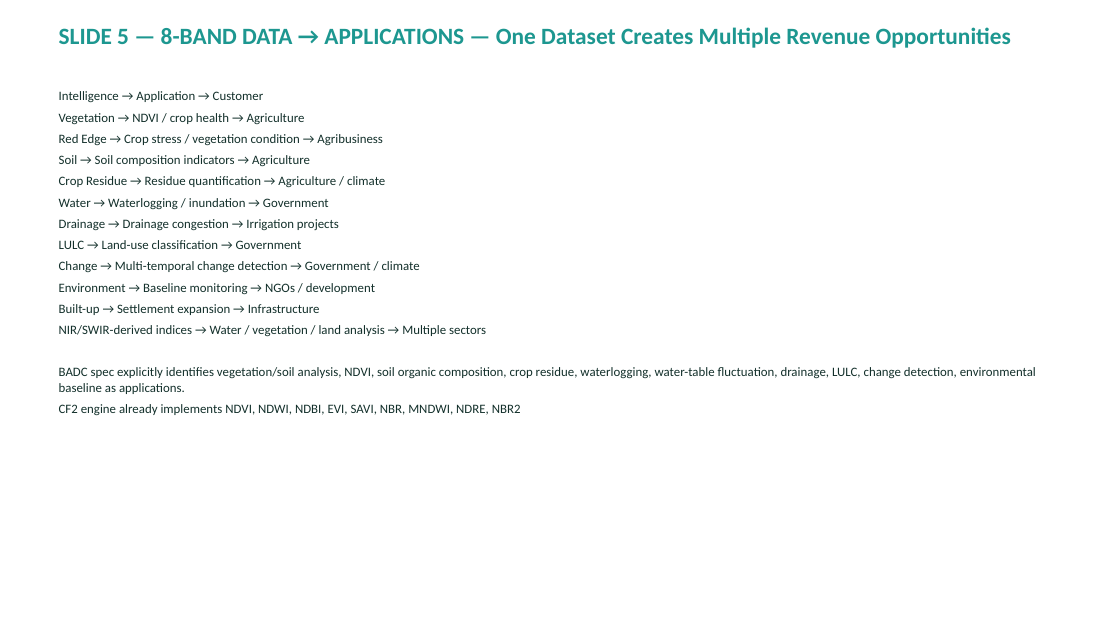
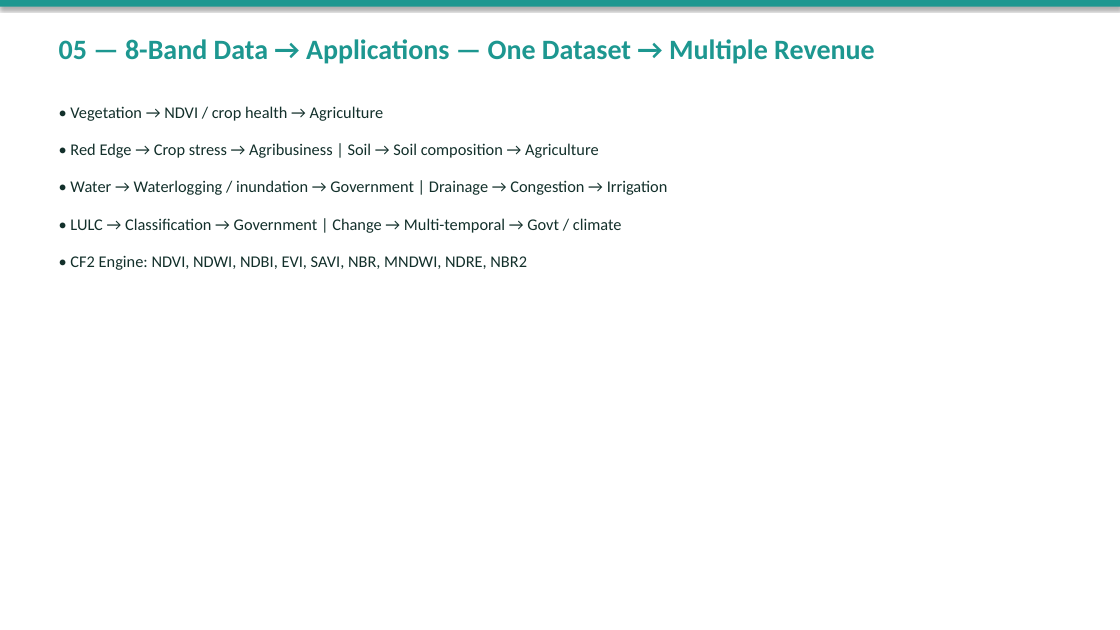
Before and after one commit to bdcrops/web, a slide deck: slide 6 of nextunicorn/BDCrops-Professional-Deck.pptx. Drawn at 1120x630 pixels with LibreOffice and Linux fonts; fonts in the diff are those of the drawing. Boxes give left, top, right and bottom in pixels: in the first picture for what was removed or moved away, otherwise in the second. Text is boxed around its words. In the diff, an @@ line names an element or a change of style, - is before the commit and + after.

```diff
--- a/nextunicorn/BDCrops-Professional-Deck.pptx
+++ b/nextunicorn/BDCrops-Professional-Deck.pptx
@@ rectangle added at <box>0,0,1120,7</box>, fill #1D9790 @@
@@ text at <box>59,39,875,64</box>: text changed; size 20 to 24 pt @@
-SLIDE 5 — 8-BAND DATA → APPLICATIONS — One Dataset Creates Multiple Revenue Opportunities
+05 — 8-Band Data → Applications — One Dataset → Multiple Revenue
@@ text at <box>70,106,668,270</box>: text changed; size 11 to 14 pt @@
-Intelligence → Application → Customer
-Vegetation → NDVI / crop health → Agriculture
-Red Edge → Crop stress / vegetation condition → Agribusiness
-Soil → Soil composition indicators → Agriculture
-Crop Residue → Residue quantification → Agriculture / climate
-Water → Waterlogging / inundation → Government
-Drainage → Drainage congestion → Irrigation projects
-LULC → Land-use classification → Government
-Change → Multi-temporal change detection → Government / climate
-Environment → Baseline monitoring → NGOs / development
-Built-up → Settlement expansion → Infrastructure
-NIR/SWIR-derived indices → Water / vegetation / land analysis → Multiple sectors
-BADC spec explicitly identifies vegetation/soil analysis, NDVI, soil organic composition, crop residue, waterlogging, water-table fluctuation, drainage, LULC, change detection, environmental baseline as applications.
-CF2 engine already implements NDVI, NDWI, NDBI, EVI, SAVI, NBR, MNDWI, NDRE, NBR2
+• Vegetation → NDVI / crop health → Agriculture
+• Red Edge → Crop stress → Agribusiness | Soil → Soil composition → Agriculture
+• Water → Waterlogging / inundation → Government | Drainage → Congestion → Irrigation
+• LULC → Classification → Government | Change → Multi-temporal → Govt / climate
+• CF2 Engine: NDVI, NDWI, NDBI, EVI, SAVI, NBR, MNDWI, NDRE, NBR2
```
Also in this commit, not shown: 17 other slides changed, 6 slides added, 7 slides removed, 2 other files.
